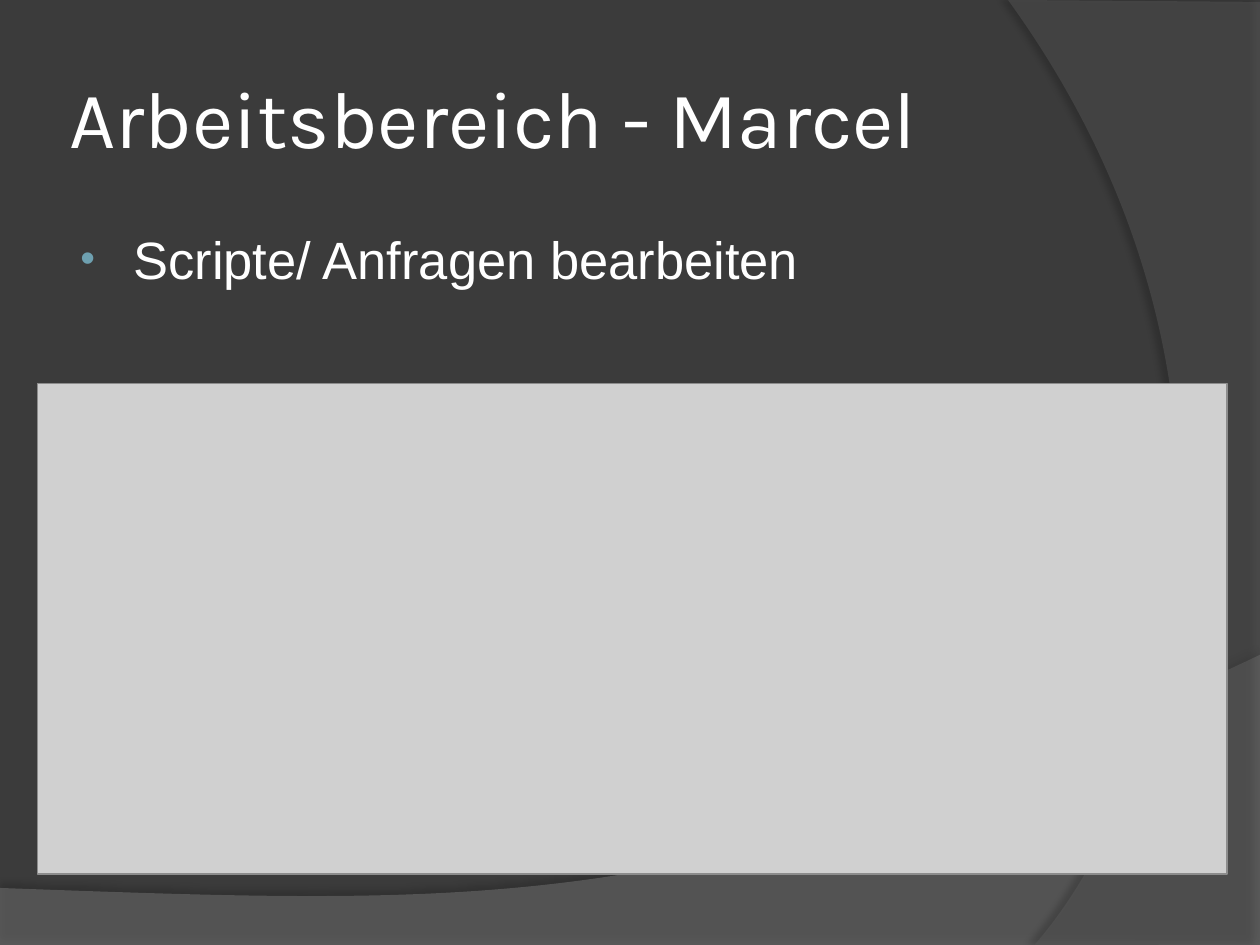
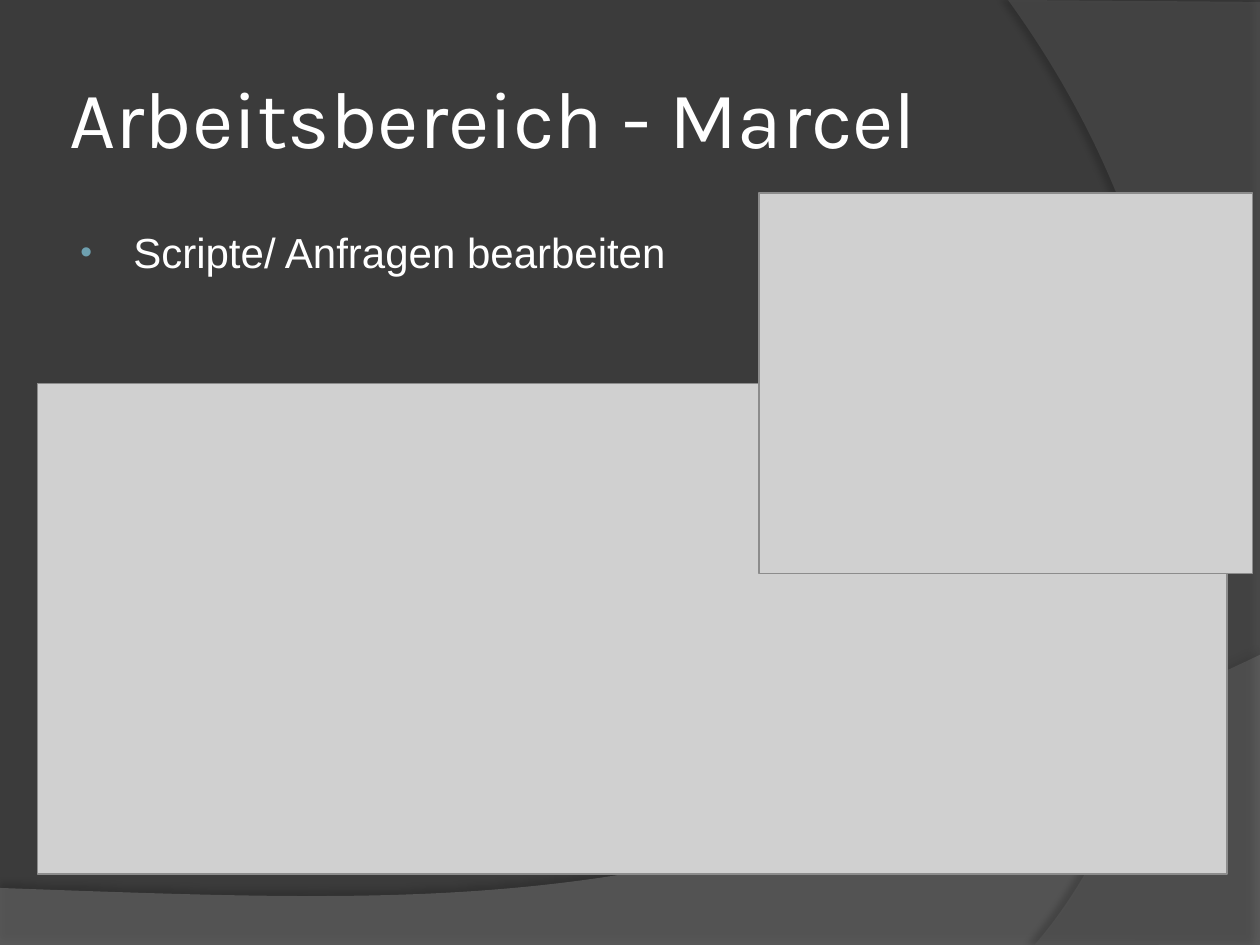
Before and after one commit to mbohlaender/pam, a slide deck: slide 15 of documentation/presentation.pptx. Drawn at 1260x945 pixels with LibreOffice and Linux fonts; fonts in the diff are those of the drawing; grey boxes stand for pictures. Boxes give left, top, right and bottom in pixels: in the first picture for what was removed or moved away, otherwise in the second. Text is boxed around its words. In the diff, an @@ line names an element or a change of style, - is before the commit and + after.

```diff
--- a/documentation/presentation.pptx
+++ b/documentation/presentation.pptx
@@ picture added at [759,193,1252,573] @@
@@ text "Scripte/ Anfragen bearbeiten" at [133,237,665,277]: size 30 to 24 pt; less space between paragraphs @@
```
Also in this commit, not shown: 1 other slide changed.
